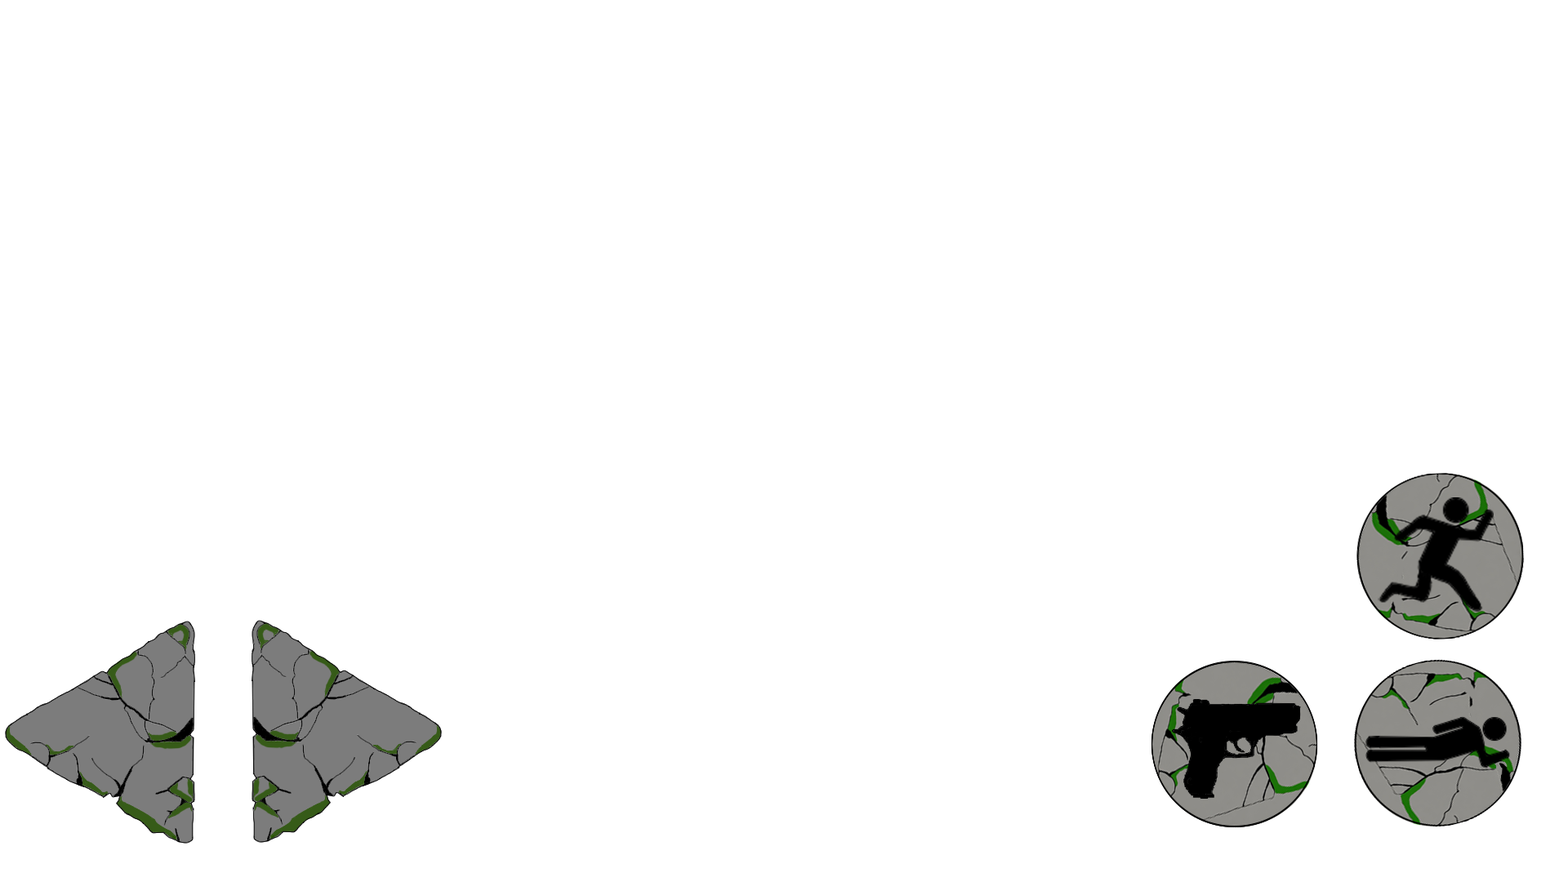
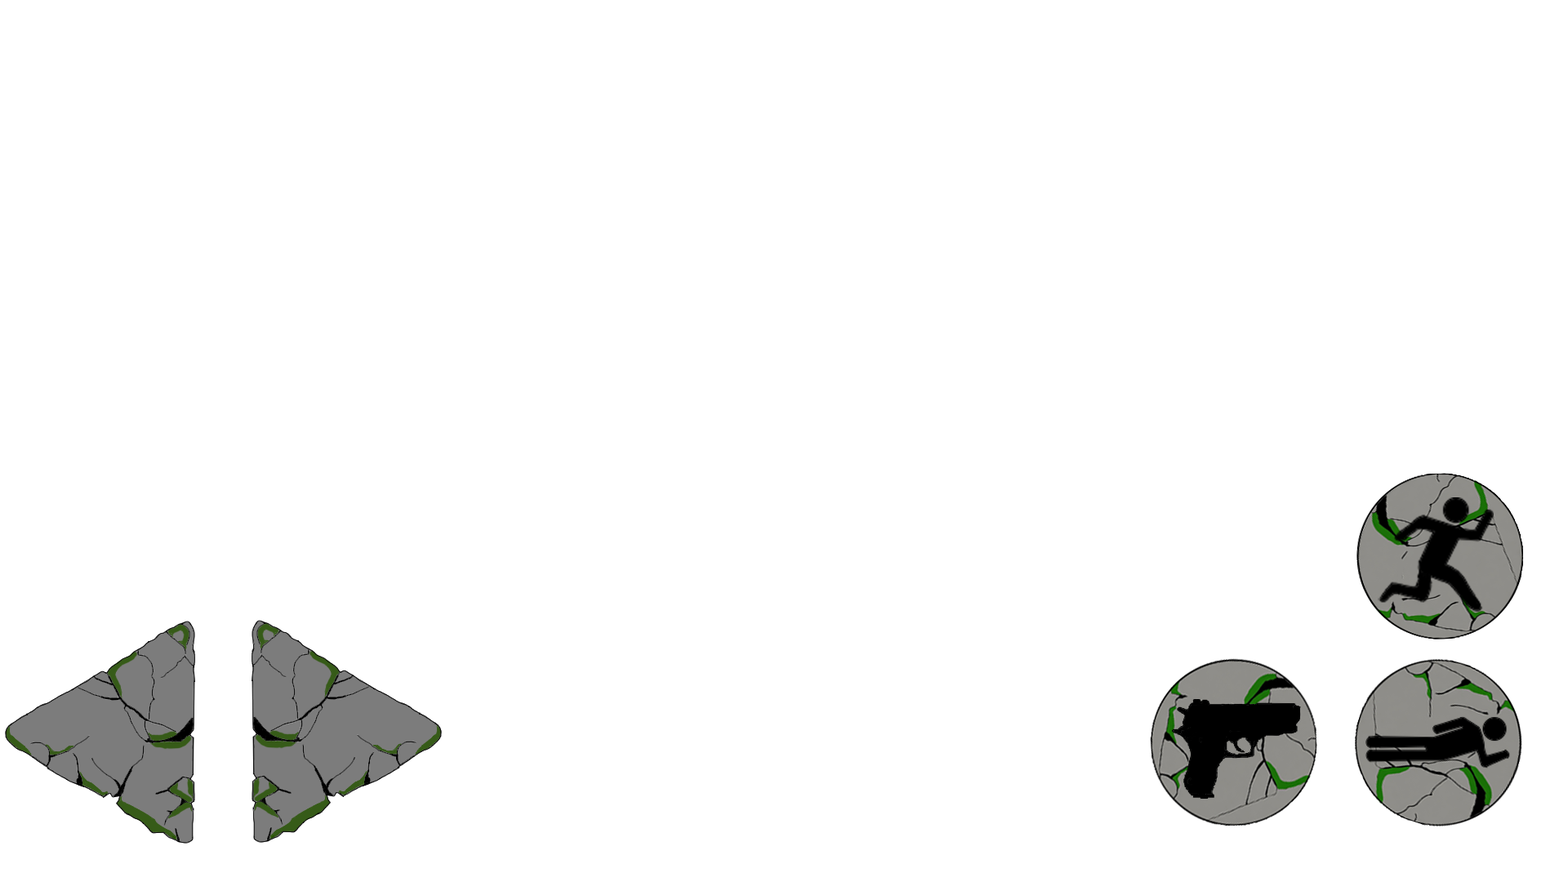
Layers edited between the first and the second 1568 × 882 image:
painted on "Redondo" (1st of 3) over (1421, 472, 1524, 575)
painted on "Redondo" (2nd of 3) over (1353, 658, 1523, 828)
painted on "Redondo" (3rd of 3) over (1149, 658, 1319, 829)